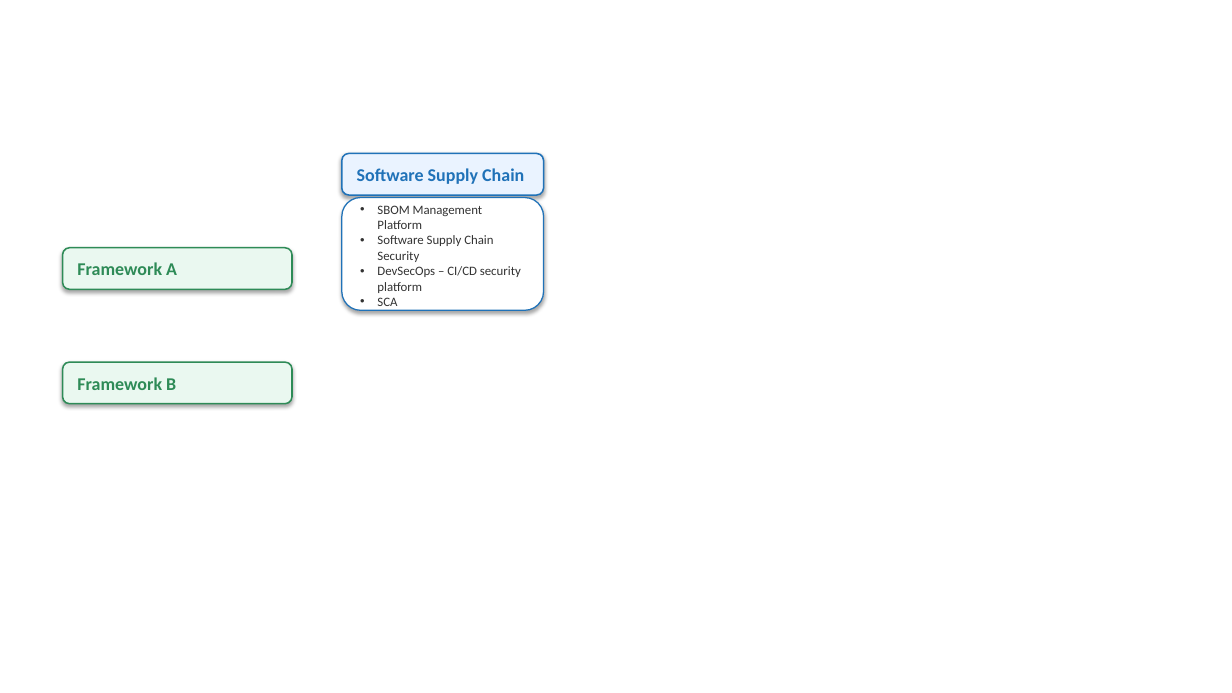
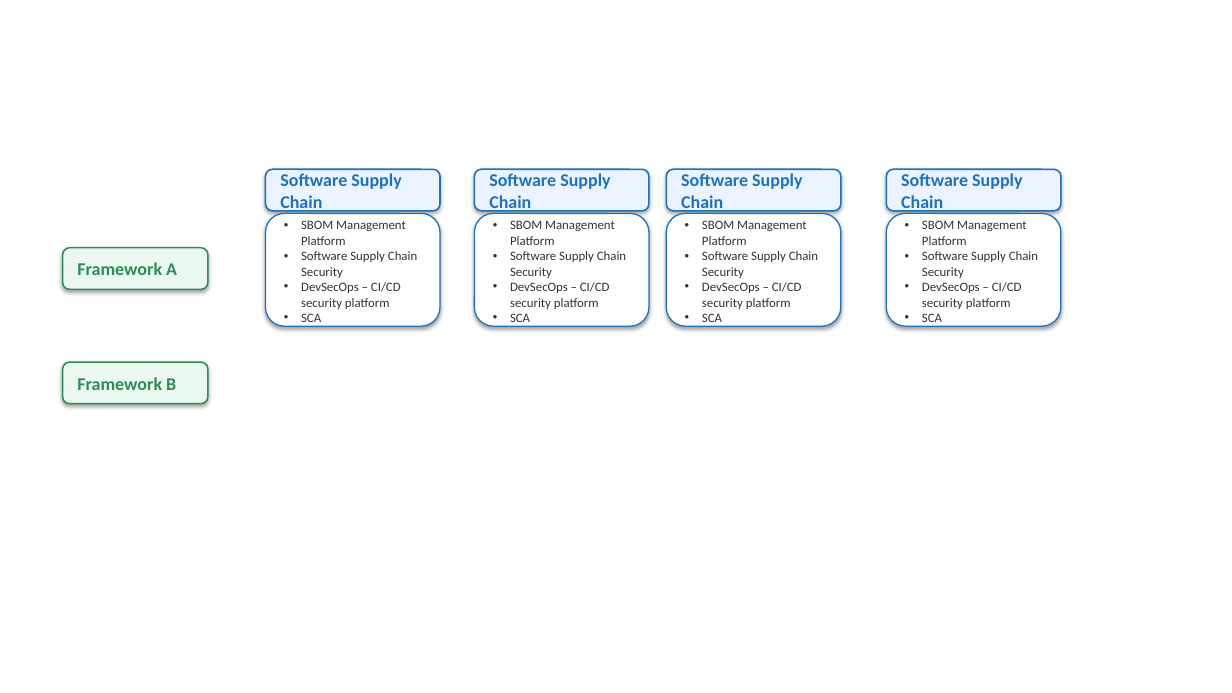
Before and after one commit to aurelienbrun-alt/Agent_mapping, a slide deck: slide 5 of Regulatory_Framework_Mapper_Architecture.pptx. Drawn at 1232x693 pixels with LibreOffice and Linux fonts; fonts in the diff are those of the drawing. Boxes give left, top, right and bottom in pixels: in the first picture for what was removed or moved away, otherwise in the second. Text is boxed around its words. In the diff, an @@ line names an element or a change of style, - is before the commit and + after.

```diff
--- a/Regulatory_Framework_Mapper_Architecture.pptx
+++ b/Regulatory_Framework_Mapper_Architecture.pptx
@@ rounded rectangle "Software Supply Chain" resized from (x1=342, y1=153, x2=543, y2=195) to (x1=265, y1=169, x2=440, y2=211) @@
@@ rounded rectangle added at (x1=474, y1=169, x2=649, y2=211), fill #EAF3FF, outline #2072B8 1.2 pt, 14 pt, text #2072B8, bold @@
+Software Supply Chain
@@ rounded rectangle added at (x1=666, y1=169, x2=841, y2=211), fill #EAF3FF, outline #2072B8 1.2 pt, 14 pt, text #2072B8, bold @@
+Software Supply Chain
@@ rounded rectangle added at (x1=886, y1=169, x2=1061, y2=211), fill #EAF3FF, outline #2072B8 1.2 pt, 14 pt, text #2072B8, bold @@
+Software Supply Chain
@@ rounded rectangle "SBOM Management Platform" resized from (x1=342, y1=198, x2=543, y2=311) to (x1=265, y1=213, x2=440, y2=326) @@
@@ rounded rectangle added at (x1=474, y1=213, x2=649, y2=326), fill #FFFFFF, outline #2072B8 1 pt, 10 pt, text #333333 @@
+• SBOM Management Platform
+• Software Supply Chain Security
+• DevSecOps – CI/CD security platform
+• SCA
@@ rounded rectangle added at (x1=666, y1=213, x2=841, y2=326), fill #FFFFFF, outline #2072B8 1 pt, 10 pt, text #333333 @@
+• SBOM Management Platform
+• Software Supply Chain Security
+• DevSecOps – CI/CD security platform
+• SCA
@@ rounded rectangle added at (x1=886, y1=213, x2=1061, y2=326), fill #FFFFFF, outline #2072B8 1 pt, 10 pt, text #333333 @@
+• SBOM Management Platform
+• Software Supply Chain Security
+• DevSecOps – CI/CD security platform
+• SCA
@@ rounded rectangle "Framework A" resized from (x1=63, y1=248, x2=292, y2=289) to (x1=63, y1=248, x2=208, y2=289) @@
@@ rounded rectangle "Framework B" resized from (x1=63, y1=362, x2=292, y2=404) to (x1=63, y1=362, x2=208, y2=404) @@
```
Also in this commit, not shown: 1 other slide changed, 13 other files.
